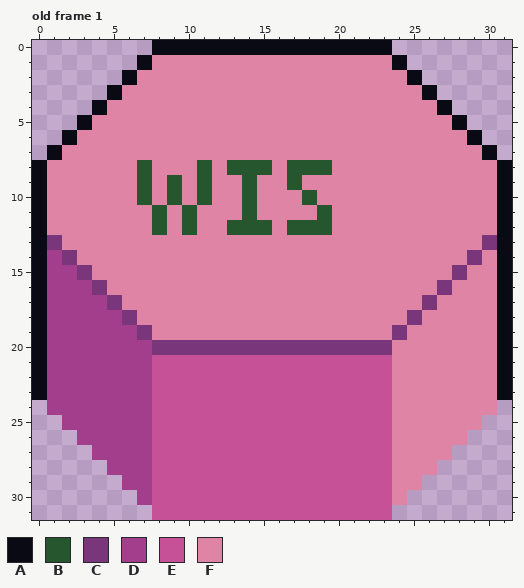
One commit to this pixel-art file: sprites/towers/tower_wisdom_wellspring_placeholder.aseprite. Above, as it was before the edit.
32x32 pixels, 1 frame. Shown: old frame 1. The commit also changed other frames, which this record leaves out.
Palette (. is transparent): A #090a14  B #25562e  C #7a367b  D #a23e8c  E #c65197  F #df84a5
Pixels before, old frame 1, first column x 0:
 0 ........AAAAAAAAAAAAAAAA........
 1 .......AFFFFFFFFFFFFFFFFA.......
 2 ......AFFFFFFFFFFFFFFFFFFA......
 3 .....AFFFFFFFFFFFFFFFFFFFFA.....
 4 ....AFFFFFFFFFFFFFFFFFFFFFFA....
 5 ...AFFFFFFFFFFFFFFFFFFFFFFFFA...
 6 ..AFFFFFFFFFFFFFFFFFFFFFFFFFFA..
 7 .AFFFFFFFFFFFFFFFFFFFFFFFFFFFFA.
 8 AFFFFFFBFFFBFBBBFBBBFFFFFFFFFFFA
 9 AFFFFFFBFBFBFFBFFBFFFFFFFFFFFFFA
10 AFFFFFFBFBFBFFBFFFBFFFFFFFFFFFFA
11 AFFFFFFFBFBFFFBFFFFBFFFFFFFFFFFA
12 AFFFFFFFBFBFFBBBFBBBFFFFFFFFFFFA
13 ACFFFFFFFFFFFFFFFFFFFFFFFFFFFFCA
14 ADCFFFFFFFFFFFFFFFFFFFFFFFFFFCFA
15 ADDCFFFFFFFFFFFFFFFFFFFFFFFFCFFA
16 ADDDCFFFFFFFFFFFFFFFFFFFFFFCFFFA
17 ADDDDCFFFFFFFFFFFFFFFFFFFFCFFFFA
18 ADDDDDCFFFFFFFFFFFFFFFFFFCFFFFFA
19 ADDDDDDCFFFFFFFFFFFFFFFFCFFFFFFA
20 ADDDDDDDCCCCCCCCCCCCCCCCFFFFFFFA
21 ADDDDDDDEEEEEEEEEEEEEEEEFFFFFFFA
22 ADDDDDDDEEEEEEEEEEEEEEEEFFFFFFFA
23 ADDDDDDDEEEEEEEEEEEEEEEEFFFFFFFA
24 .DDDDDDDEEEEEEEEEEEEEEEEFFFFFFF.
25 ..DDDDDDEEEEEEEEEEEEEEEEFFFFFF..
26 ...DDDDDEEEEEEEEEEEEEEEEFFFFF...
27 ....DDDDEEEEEEEEEEEEEEEEFFFF....
28 .....DDDEEEEEEEEEEEEEEEEFFF.....
29 ......DDEEEEEEEEEEEEEEEEFF......
30 .......DEEEEEEEEEEEEEEEEF.......
31 ........EEEEEEEEEEEEEEEE........
The same view after the edit:
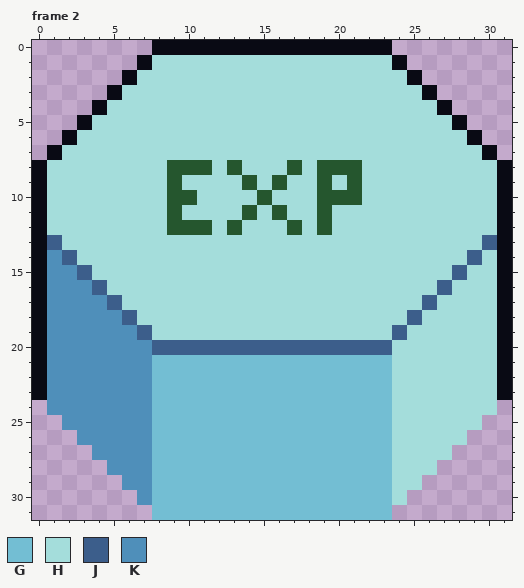
Colours new in this view: G #73bed3  H #a4dddb  J #3c5e8b  K #4f8fba
A new or re-ordered frame is compared with the old frame closest to it.
Message: Continued adding exp tower.
Diff:
frames 1 -> 2
layer "Layer 2" added
Changed rows in their new state; - is an unchanged pixel.
Frame 2 is new; against old frame 1, layers "Layer 2", "Layer 1":
first column x 1:
 1 -------HHHHHHHHHHHHHHHH-------
 2 ------HHHHHHHHHHHHHHHHHH------
 3 -----HHHHHHHHHHHHHHHHHHHH-----
 4 ----HHHHHHHHHHHHHHHHHHHHHH----
 5 ---HHHHHHHHHHHHHHHHHHHHHHHH---
 6 --HHHHHHHHHHHHHHHHHHHHHHHHHH--
 7 -HHHHHHHHHHHHHHHHHHHHHHHHHHHH-
 8 HHHHHHHHBB-H-HHH-H-BBHHHHHHHHH
 9 HHHHHHHH-HHHH-HBHHBHBHHHHHHHHH
10 HHHHHHHH-BHHHHBHHHBBBHHHHHHHHH
11 HHHHHHHHBHHHH-HBHH-HHHHHHHHHHH
12 HHHHHHHHB-BH-HHH-H-HHHHHHHHHHH
13 JHHHHHHHHHHHHHHHHHHHHHHHHHHHHJ
14 KJHHHHHHHHHHHHHHHHHHHHHHHHHHJH
15 KKJHHHHHHHHHHHHHHHHHHHHHHHHJHH
16 KKKJHHHHHHHHHHHHHHHHHHHHHHJHHH
17 KKKKJHHHHHHHHHHHHHHHHHHHHJHHHH
18 KKKKKJHHHHHHHHHHHHHHHHHHJHHHHH
19 KKKKKKJHHHHHHHHHHHHHHHHJHHHHHH
20 KKKKKKKJJJJJJJJJJJJJJJJHHHHHHH
21 KKKKKKKGGGGGGGGGGGGGGGGHHHHHHH
22 KKKKKKKGGGGGGGGGGGGGGGGHHHHHHH
23 KKKKKKKGGGGGGGGGGGGGGGGHHHHHHH
24 KKKKKKKGGGGGGGGGGGGGGGGHHHHHHH
25 -KKKKKKGGGGGGGGGGGGGGGGHHHHHH-
26 --KKKKKGGGGGGGGGGGGGGGGHHHHH--
27 ---KKKKGGGGGGGGGGGGGGGGHHHH---
28 ----KKKGGGGGGGGGGGGGGGGHHH----
29 -----KKGGGGGGGGGGGGGGGGHH-----
30 ------KGGGGGGGGGGGGGGGGH------
31 -------GGGGGGGGGGGGGGGG-------
Pixel boxes of the changes (left, top, right, bottom) in both pictures:
changed: (47, 55, 497, 520)
